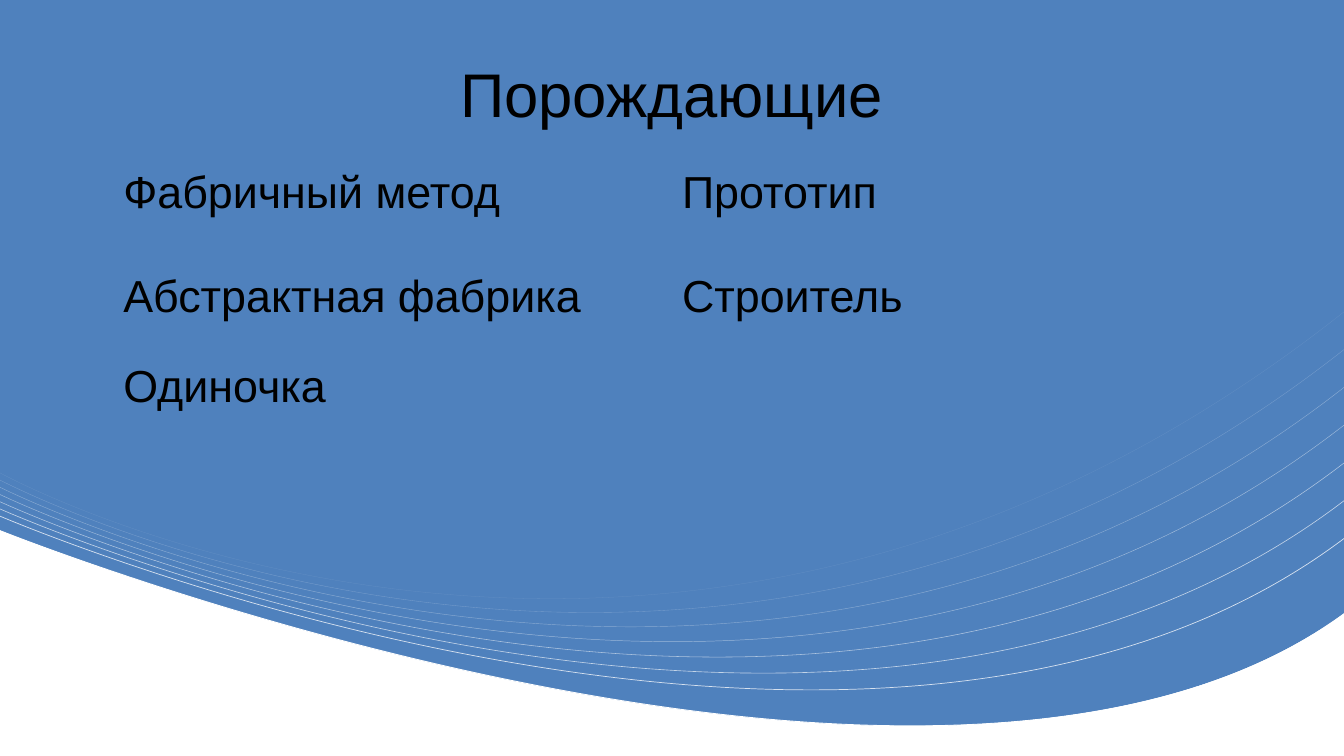
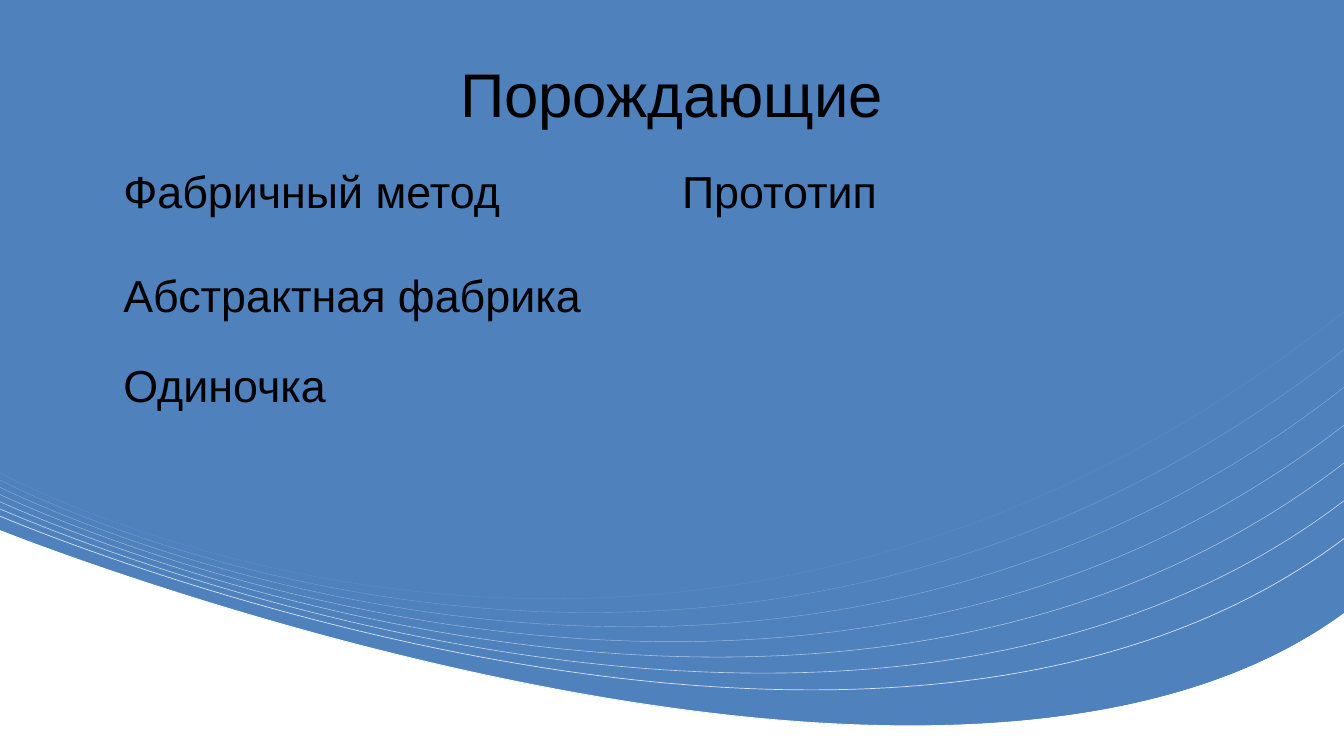
Before and after one commit to taran507/example_pattern, a slide deck: slide 4 of Презентация.pptx. Drawn at 1344x756 pixels with LibreOffice and Linux fonts; fonts in the diff are those of the drawing. Boxes give left, top, right and bottom in pixels: in the first picture for what was removed or moved away, otherwise in the second. Text is boxed around its words. In the diff, an @@ line names an element or a change of style, - is before the commit and + after.

```diff
--- a/Презентация.pptx
+++ b/Презентация.pptx
@@ text removed at (x1=682, y1=280, x2=903, y2=321) @@
-Строитель
```
Also in this commit, not shown: 6 other slides changed, 1 other file.
